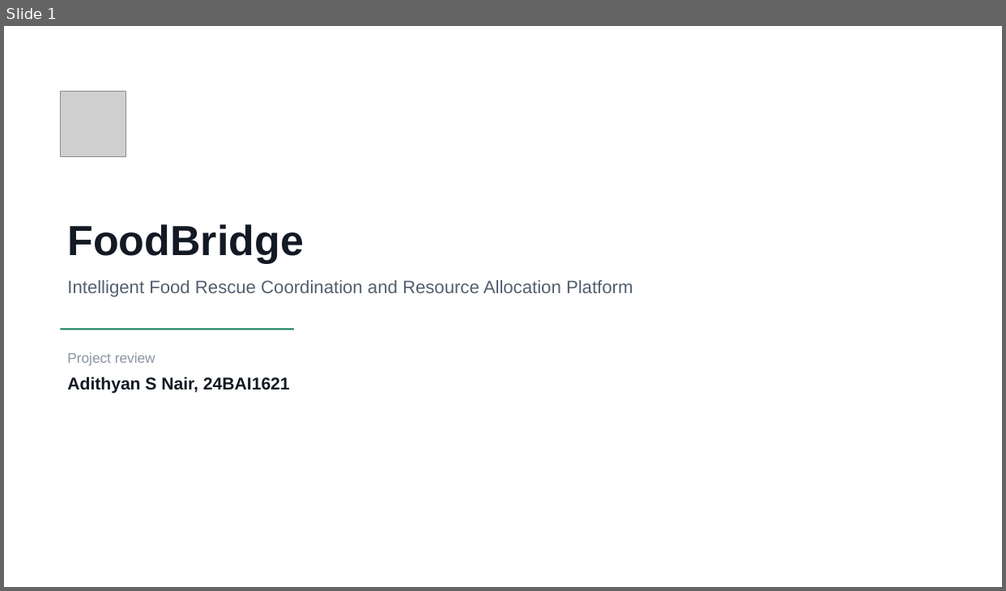
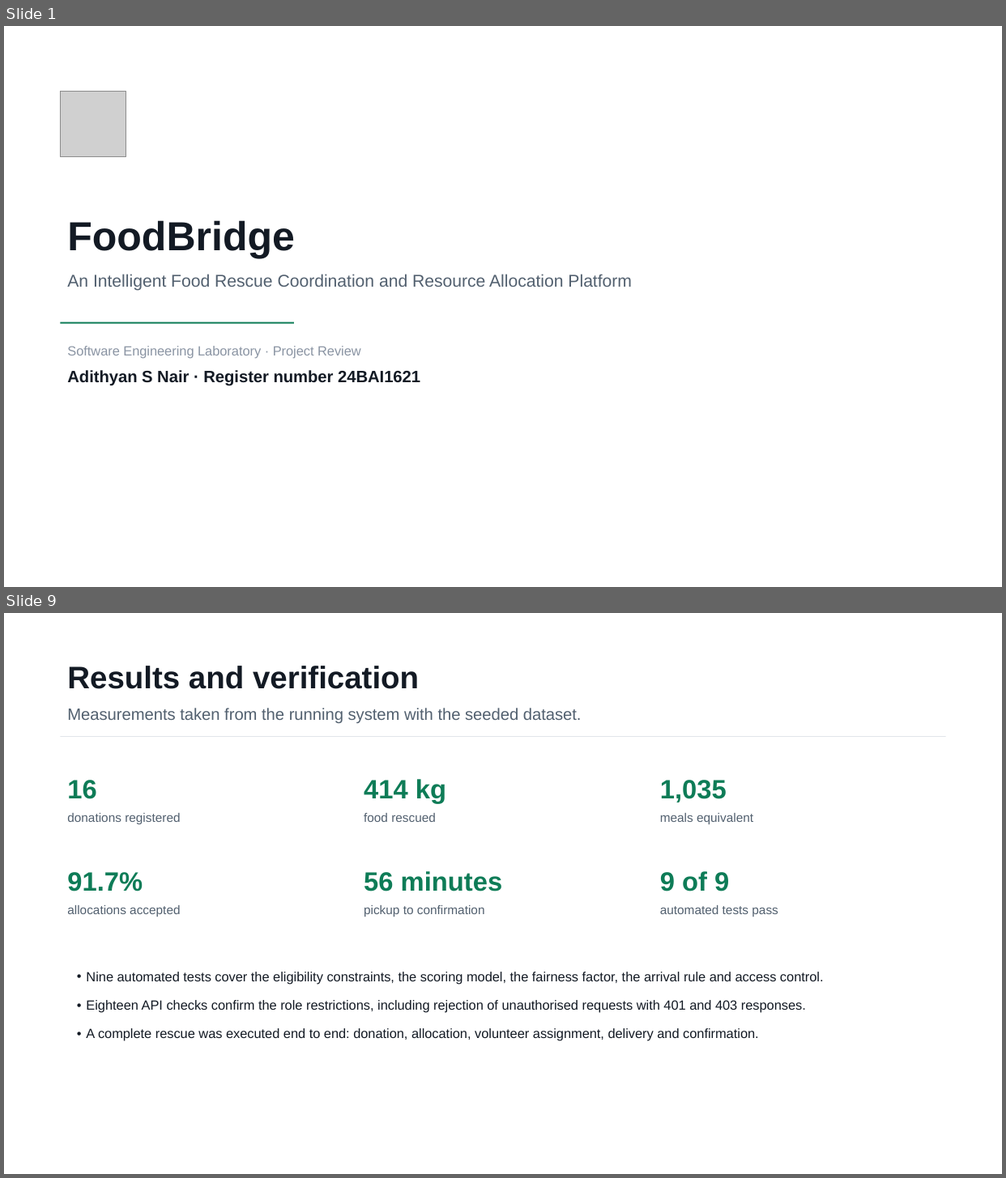
Before and after one commit to AdiByte5/FoodBridge, a slide deck: docs/FoodBridge_Project_Review.pptx. Shown one above the other, each under a label of ours: slide 1 before the commit, slides 1 and 9 after it; the slides between them are not shown. The pictures are 1006x591 and 1006x1178 pixels, drawn with LibreOffice and Linux fonts; fonts in the diff are those of the drawing; grey boxes stand for pictures. Boxes give left, top, right and bottom in pixels: in the first picture for what was removed or moved away, otherwise in the second. Text is boxed around its words. In the diff, an @@ line names an element or a change of style, - is before the commit and + after.

```diff
--- a/docs/FoodBridge_Project_Review.pptx
+++ b/docs/FoodBridge_Project_Review.pptx
@@ slide 9 added at [4, 613, 1002, 1174], background #FFFFFF @@
@@ text added at [67, 666, 419, 689], 30 pt, text #131A24, bold @@
+Results and verification
@@ text added at [67, 708, 582, 723], 15.8 pt, text #52606F @@
+Measurements taken from the running system with the seeded dataset.
@@ rectangle added at [60, 736, 946, 737], fill #E1E5EA @@
@@ text added at [67, 780, 96, 799], 25.5 pt, text #0E7C57, bold @@
+16
@@ text added at [364, 779, 446, 804], 25.5 pt, text #0E7C57, bold @@
+414 kg
@@ text added at [660, 780, 727, 803], 25.5 pt, text #0E7C57, bold @@
+1,035
@@ text added at [67, 813, 180, 824], 12 pt, text #52606F @@
+donations registered
@@ text added at [364, 813, 436, 822], 12 pt, text #52606F @@
+food rescued
@@ text added at [660, 813, 753, 824], 12 pt, text #52606F @@
+meals equivalent
@@ text added at [67, 872, 143, 892], 25.5 pt, text #0E7C57, bold @@
+91.7%
@@ text added at [364, 871, 503, 892], 25.5 pt, text #0E7C57, bold @@
+56 minutes
@@ text added at [660, 871, 729, 892], 25.5 pt, text #0E7C57, bold @@
+9 of 9
@@ text added at [67, 905, 180, 917], 12 pt, text #52606F @@
+allocations accepted
@@ text added at [364, 905, 485, 917], 12 pt, text #52606F @@
+pickup to confirmation
@@ text added at [660, 905, 778, 917], 12 pt, text #52606F @@
+automated tests pass
@@ text added at [86, 972, 824, 1041], 12.8 pt, text #131A24 @@
+• Nine automated tests cover the eligibility constraints, the scoring model, the fairness factor, the arrival rule and access control.
+• Eighteen API checks confirm the role restrictions, including rejection of unauthorised requests with 401 and 403 responses.
+• A complete rescue was executed end to end: donation, allocation, volunteer assignment, delivery and confirmation.
@@ slide 1 changed as well @@
@@ text "FoodBridge" at [67, 220, 295, 259]: size 40.5 to 39 pt @@
@@ text at [67, 274, 632, 291]: text changed; size 17.2 to 16.5 pt @@
-Intelligent Food Rescue Coordination and Resource Allocation Platform
+An Intelligent Food Rescue Coordination and Resource Allocation Platform
@@ rectangle: place and size @@
-rectangle at [60, 328, 294, 330]
+rectangle at [60, 322, 294, 324]
@@ text at [67, 346, 361, 359]: text changed; size 13.5 to 12.8 pt @@
-Project review
+Software Engineering Laboratory · Project Review
@@ text at [67, 370, 420, 386]: text changed; size 16.5 to 15.8 pt @@
-Adithyan S Nair, 24BAI1621
+Adithyan S Nair · Register number 24BAI1621
```
Also in this commit, not shown: 4 other slides changed, 4 other slides added, 3 slides removed.
